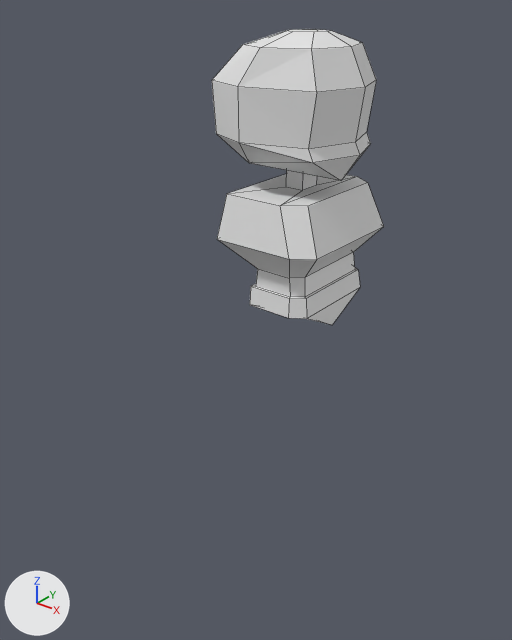
Before and after pictures for a commit that changed the Blender file Swordman.blend.
Rendered twice from a 50 mm camera at (1.47, -2.2, 2.42) aimed at (-0.17, -0.14, 1.15). Lighting does not change. The marker at lower left points along +X, +Y and +Z. The older version comes first. Mesh edges are drawn as thin lines.
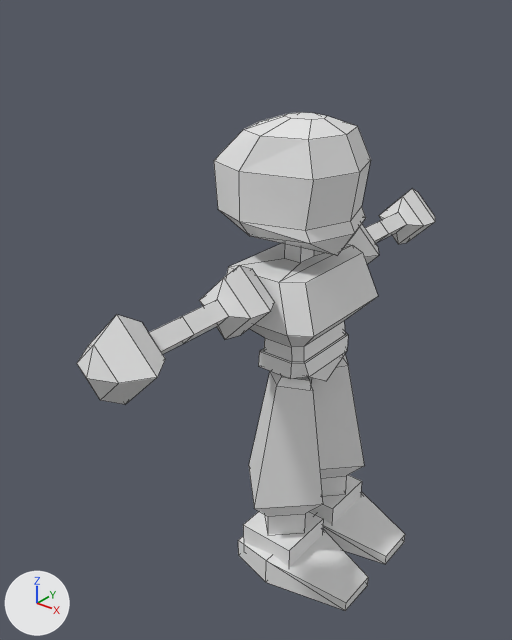
Where the change shows, as pixel boxes [x1, y1, x2, y2] in the pictures (512 x 640 px):
```json
{"object": "Cube", "change": "reshaped, moved", "before": [217, 170, 384, 325], "after": [77, 112, 435, 611], "on screen": "114% wider, 221% taller"}
{"object": "Sphere", "change": "deleted", "before": [212, 29, 376, 181]}
{"part": 1, "of": "me_cube_001", "change": "built on", "before": [217, 183, 384, 325], "after": [77, 112, 435, 611]}
```

Scene script edits in JSON lines:
```json
{"block": "me_cube_001", "where": "# used by ob_cube; location = (0.0, 0.0, 1.5); scale = (-0.198, -0.198, -0.198)"}
{"op": "remove", "block": "me_cube_001", "code": "me_cube_001.from_pydata(...)  # 46 vertices, 45 faces; spans x -0.89..1.23, y -1.47..1.47, z -1.36..1.73"}
{"op": "add", "block": "me_cube_001", "code": "me_cube_001.from_pydata(...)  # 238 vertices, 230 faces; spans x -2.06..2.04, y -5.25..5.42, z -3.79..6.1"}
{"block": "me_cube_001", "change": "me_cube_001 part 1"}
{"block": "me_cube_001", "change": "6 vertices in x -0.89..1.23, y -1.47..1.47, z -0.13 move by (0.0, 0.0, 0.07)"}
{"block": "me_cube_001", "change": "26 vertices move from x -0.57..0.68, y -1.16..1.16, z 0.44..1.73 to x -0.5..0.58, y -1.01..1.01, z 0.5..1.61"}
{"block": "me_cube_001", "change": "143 vertices are added at x -2.06..1.7, y -5.25..5.42, z -3.79..6.1"}
{"block": "me_cube_001", "change": "12 new vertices lie (0.0, 1.3, 0.0) away from vertices in x -0.69..0.76, y -1.51..0.21, z 5.08..6.1"}
{"block": "me_cube_001", "change": "8 new vertices lie (0.49, 0.0, 0.49) away from vertices in x -0.11..0.38, y -2.44..5.22, z -1.14..-0.65"}
{"block": "me_cube_001", "change": "8 new vertices lie (0.0, 0.91, 0.0) away from vertices in x 0.12..0.65, y -4.26..2.43, z -0.91..-0.38"}
{"block": "me_cube_001", "change": "8 new vertices lie (0.0, 0.79, 0.0) away from vertices in x 0.12..0.65, y -3.35..3.34, z -0.91..-0.38"}
{"block": "me_cube_001", "change": "8 new vertices lie (0.0, 0.0, 0.54) away from vertices in x -0.62..0.56, y -1.43..1.41, z 4.56"}
{"block": "me_cube_001", "change": "5 new vertices lie (0.34, 0.97, 0.0) away from vertices in x -0.95..1.7, y -0.97..0.0, z -2.94..-1.77"}
{"block": "me_cube_001", "change": "185 new faces join them"}
{"op": "set", "path": "ob_cube.location", "old": "(0.0, 0.0, 1.5)", "new": "(0.0, 0.0, 1.209)"}
{"op": "remove", "block": "ob_sphere", "code": ["ob_sphere = bpy.data.objects.new('Sphere', me_sphere_001)", "ob_sphere.location = (-0.089, 0.0, 1.935)", "ob_sphere.scale = (0.191, 0.191, 0.191)"]}
```
